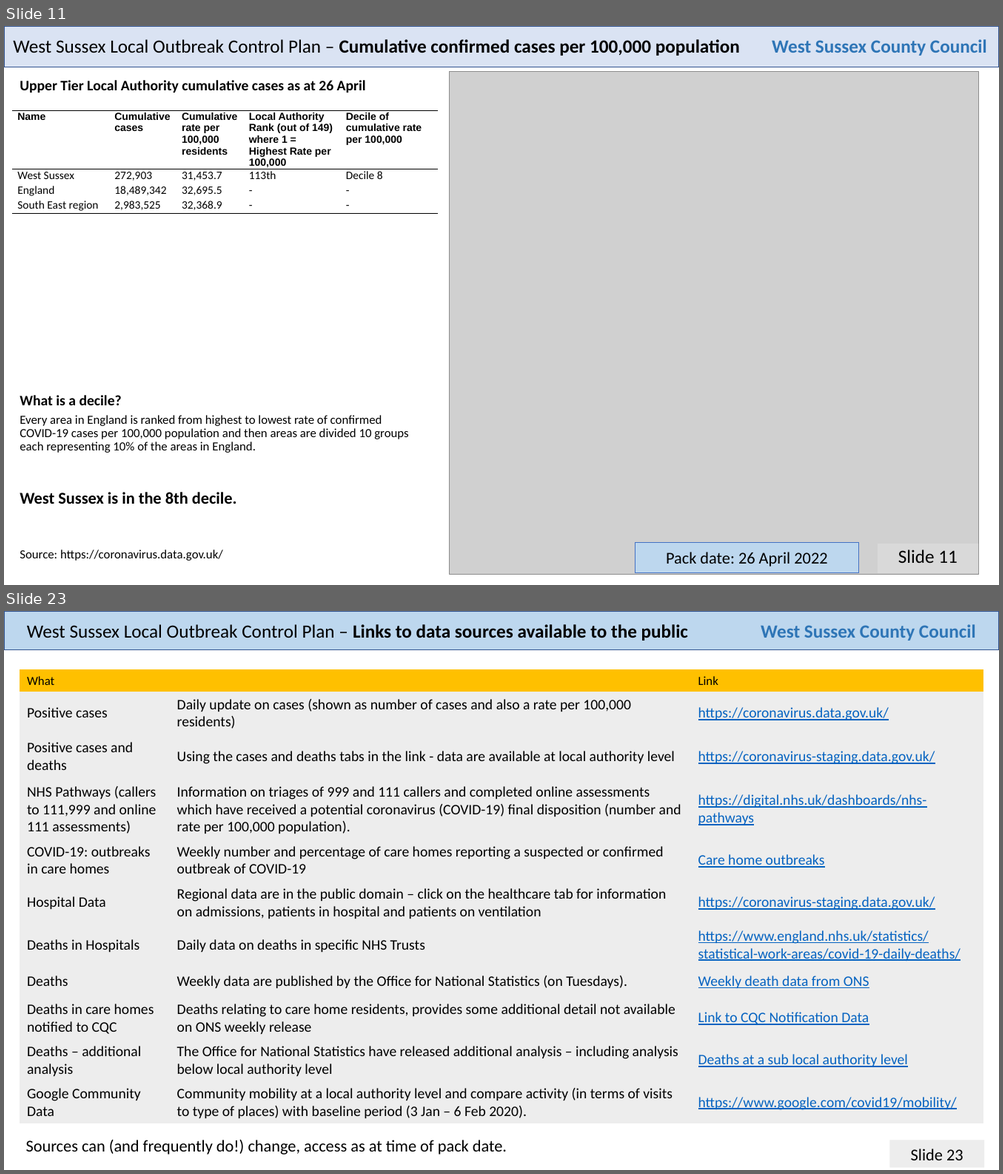
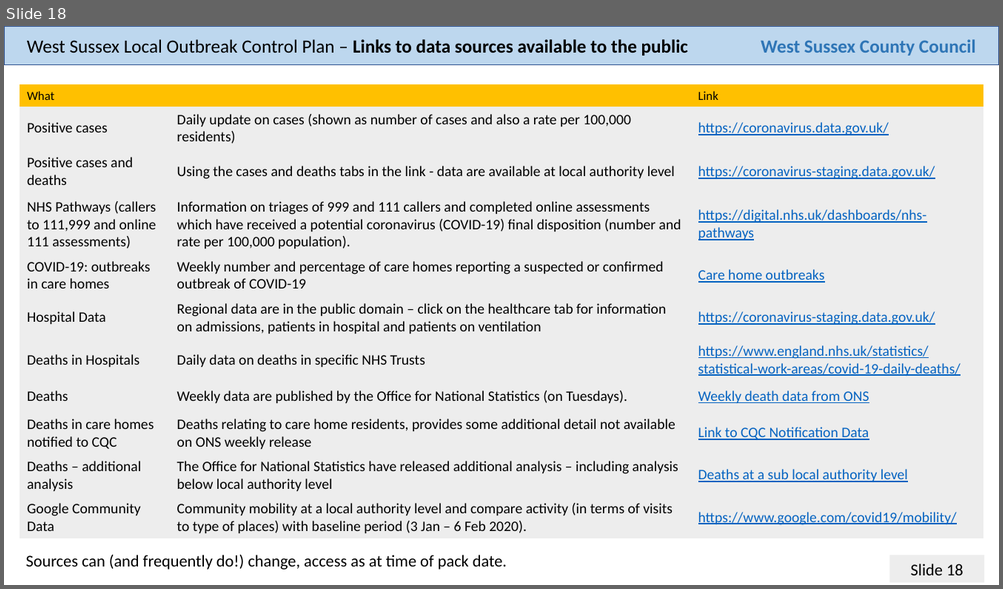
Before and after one commit to psychty/wsx_covid_datapack_public, a slide deck: Latest_West_Sussex_C19_slide_deck.pptx. Shown one above the other, each under a label of ours: slides 11 and 23 before the commit, slide 18 after it; the slides between them are not shown. The pictures are 1003x1174 and 1003x589 pixels, drawn with LibreOffice and Linux fonts; fonts in the diff are those of the drawing; grey boxes stand for pictures. Boxes give left, top, right and bottom in pixels: in the first picture for what was removed or moved away, otherwise in the second. Text is boxed around its words. In the diff, an @@ line names an element or a change of style, - is before the commit and + after.

```diff
--- a/Latest_West_Sussex_C19_slide_deck.pptx
+++ b/Latest_West_Sussex_C19_slide_deck.pptx
@@ slide 11 removed at <box>4,26,999,585</box>, background #FFFFFF @@
@@ rectangle removed at <box>4,26,999,67</box> @@
@@ text removed at <box>13,39,740,56</box> @@
-West Sussex Local Outbreak Control Plan – Cumulative confirmed cases per 100,000 population
@@ text removed at <box>771,39,987,56</box> @@
-West Sussex County Council
@@ text removed at <box>20,80,366,93</box> @@
-Upper Tier Local Authority cumulative cases as at 26 April
@@ picture removed at <box>449,72,979,575</box> @@
@@ table removed at <box>12,111,438,318</box>, 4 rows, 5 columns @@
-Name | Cumulative cases | Cumulative rate per 100,000 residents | Local Authority Rank (out of 149) where 1 = Highest Rate per 100,000 | Decile of cumulative rate per 100,000
-West Sussex | 272,903 | 31,453.7 | 113th | Decile 8
-England | 18,489,342 | 32,695.5 | - | -
-South East region | 2,983,525 | 32,368.9 | - | -
@@ text removed at <box>20,395,122,406</box> @@
-What is a decile?
@@ text removed at <box>20,415,408,453</box> @@
-Every area in England is ranked from highest to lowest rate of confirmed COVID-19 cases per 100,000 population and then areas are divided 10 groups each representing 10% of the areas in England.
@@ text removed at <box>20,492,237,504</box> @@
-West Sussex is in the 8th decile.
@@ text removed at <box>20,550,223,561</box> @@
-Source: https://coronavirus.data.gov.uk/
@@ rectangle removed at <box>635,543,859,573</box> @@
-Pack date: 26 April 2022
@@ text removed at <box>877,544,978,574</box> @@
-Slide 11
@@ what was slide 23 is now slide 18 @@
@@ page number at <box>910,564,963,576</box>: text changed @@
-Slide 23
+Slide 18
```
Also in this commit, not shown: 17 slides changed, 4 other slides removed, 49 other files.
